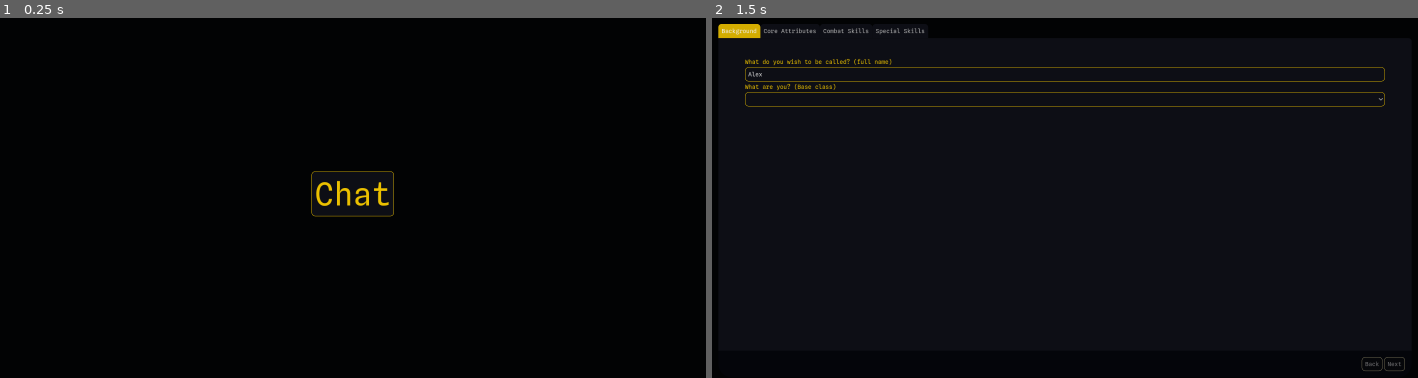
Above: before the commit, frames 1-2 (left to right).
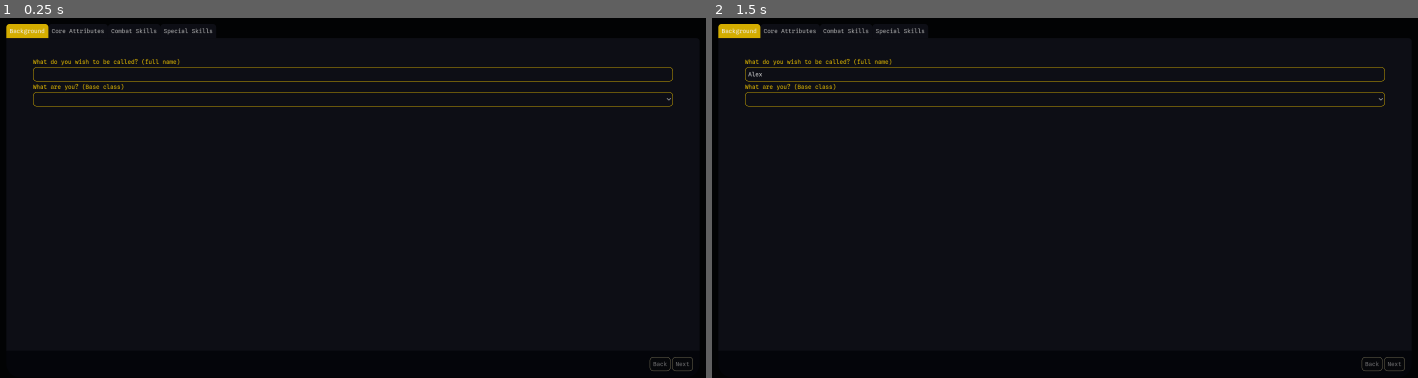
Above: after the commit, the same moments.

Repository: Adan-Garcia/UnamedChronicle
Game: Godot game, scene res://src/ui/start.tscn
Same seed, same stepped clock (60 frames per second), same inputs: the game is played once before the commit and once after it.
Inputs (mouse positions are in pixels of both pictures, inside the frame that each line leads up to):
- Up to frame 1 (0.25 s): no input
- Up to frame 2 (1.5 s): click (1065, 194) at 0.5 s, where only the run before the commit has a clickable "Chat"; click (1065, 75) at 1.27 s; type "Alex" at 1.35 s

The runs differ from the first frame. In frame 1, 2.2% of the frame differs, in the area x 0-99%, y 1-99%; in frame 2, nothing differs.

Commit message:
message queue

Diff:
--- a/project.godot
+++ b/project.godot
@@ -24,7 +24,6 @@
 
 window/size/viewport_width=1920
 window/size/viewport_height=1009
-window/size/mode=2
 window/stretch/mode="viewport"
 window/stretch/aspect="expand"
 window/vsync/vsync_mode=0
--- a/src/resources/scripts/world/Action.gd
+++ b/src/resources/scripts/world/Action.gd
@@ -3,6 +3,7 @@
 class_name Action
 
 @export var player_id: String
+@export var player_name: String
 @export var location: Address
 @export var raw_input: String
 @export var timestamp: int
--- a/src/systems/logic/scripts/WorldManager.gd
+++ b/src/systems/logic/scripts/WorldManager.gd
@@ -1,6 +1,11 @@
 extends Node
 
 @export var CurrentWorldState: WorldState
+
+signal Tick(int)
+
+var tick: int
+
 var tickcounter := 0.0
 
 
@@ -13,6 +18,8 @@
 	if tickcounter >= 1:
 		CurrentWorldState.current_time += 1
 		tickcounter = 0
+		tick = CurrentWorldState.current_time
+		Tick.emit(tick)
 
 
 func _intialize():
--- a/src/systems/logic/scripts/global.gd
+++ b/src/systems/logic/scripts/global.gd
@@ -8,6 +8,9 @@
 @export var towns: Dictionary[String,TownData]
 @export var sectors: Dictionary[String,SectorData]
 @export var empires: Dictionary[String,EmpireData]
+@export var PlayerID: String
+@export var PlayerName: String
+
 # Unix timestamp of your “base date” Y.
 # e.g. if Y is 2025-01-01 00:00 UTC then:
 const ORIGIN_UNIX := 1704067200
--- a/src/systems/narrative/scripts/chatqueue.gd
+++ b/src/systems/narrative/scripts/chatqueue.gd
@@ -1,29 +1,19 @@
 extends Node
 
-var ActionQueue: Array[Dictionary]
-
-var tick: int
-
-var ticklength: float = 2.5
-var counter: float
+var ActionQueue: Array[Action]
 
 
-func _physics_process(delta):
-	counter += delta
-	if counter >= ticklength:
-		tick += 1
-		send_queue()
+func input(raw: String):
+	var currentlocation: Address = Global.Players.info[Global.PlayerName].Location
 
-
-func input(raw: String, character: String):
-	var currentlocation: Address = Global.players.info[character].location
 	var timestamp = Time.get_ticks_msec()
 
 	var action = Action.new()
-	action.player_id = character
+	action.player_id = Global.PlayerID
+	action.player_name = Global.PlayerName
 	action.location = currentlocation
 	action.raw_input = raw
-	action.tick = tick
+	action.tick = Global.Worldstate.tick
 	action.timestamp = timestamp
 	ActionQueue.append(action)
 
--- a/src/systems/narrative/scripts/message.gd
+++ b/src/systems/narrative/scripts/message.gd
@@ -4,12 +4,7 @@
 @export_category("Chat")
 @export var Name: String = ""
 @export_group("Time")
-@export var Day: int = 0
-@export var Month: int = 0
-@export var Year: int = 0
-@export var Hour: int = 0
-@export var Minute: int = 0
-
+@export var time: Array
 @export_group("")
 @export var Message: String = ""
 var parent: VBoxContainer
--- a/src/ui/chat.tscn
+++ b/src/ui/chat.tscn
@@ -86,7 +86,8 @@
 grow_horizontal = 2
 grow_vertical = 2
 
-[node name="VBoxContainer" type="VBoxContainer" parent="MarginContainer/VBoxContainer/Panel/ScrollContainer"]
+[node name="MessageContainer" type="VBoxContainer" parent="MarginContainer/VBoxContainer/Panel/ScrollContainer"]
+unique_name_in_owner = true
 layout_mode = 2
 size_flags_horizontal = 3
 size_flags_vertical = 3
@@ -136,7 +137,8 @@
 theme_override_styles/panel = SubResource("StyleBoxEmpty_3a2n8")
 horizontal_scroll_mode = 3
 
-[node name="TextEdit" type="TextEdit" parent="MarginContainer/VBoxContainer/Panel2/MarginContainer/HBoxContainer/Panel/MarginContainer/ScrollContainer"]
+[node name="TextBox" type="TextEdit" parent="MarginContainer/VBoxContainer/Panel2/MarginContainer/HBoxContainer/Panel/MarginContainer/ScrollContainer"]
+unique_name_in_owner = true
 layout_mode = 2
 size_flags_horizontal = 3
 size_flags_vertical = 3
@@ -155,7 +157,8 @@
 layout_mode = 2
 theme_override_styles/separator = SubResource("StyleBoxEmpty_cycc1")
 
-[node name="Button" type="Button" parent="MarginContainer/VBoxContainer/Panel2/MarginContainer/HBoxContainer"]
+[node name="Submit" type="Button" parent="MarginContainer/VBoxContainer/Panel2/MarginContainer/HBoxContainer"]
+unique_name_in_owner = true
 custom_minimum_size = Vector2(64, 64)
 layout_mode = 2
 size_flags_stretch_ratio = 0.0
--- a/src/ui/scripts/adaptive_font_size.gd
+++ b/src/ui/scripts/adaptive_font_size.gd
@@ -1,6 +1,6 @@
 extends TextEdit
 var min_font_size: int = 24
-var font_size: int = 32.25
+var font_size: int = 32
 
 
 func _ready():
--- a/src/ui/scripts/chat.gd
+++ b/src/ui/scripts/chat.gd
@@ -1,6 +1,26 @@
 extends Control
+@onready var MessageScene = preload("res://src/systems/narrative/message.tscn")
+@onready var label: Label = $MarginContainer/VBoxContainer/Panel3/Label
+@onready var User_Input: TextEdit = $%TextBox
+@onready var Submit_Button: Button = $%Submit
+@onready var MessageContainer: VBoxContainer = $%MessageContainer
 
-@onready var label: Label = $MarginContainer/VBoxContainer/Panel3/Label
+
+func _ready():
+	Submit_Button.connect("pressed", _submit)
+
+
+func _submit():
+	print(User_Input.text)
+	if User_Input.text:
+		Global.Queue.input(User_Input.text)
+
+		var Message: message = MessageScene.instantiate()
+		Message.Name = Global.PlayerName
+		Message.time = Global._get_time()
+		Message.Message = User_Input.text
+		MessageContainer.add_child(Message)
+		User_Input.text = ""
 
 
 func _physics_process(_delta):
--- a/src/ui/scripts/start.gd
+++ b/src/ui/scripts/start.gd
@@ -3,6 +3,8 @@
 
 func _ready():
 	$%chatbutton.connect("pressed", start)
+	await get_tree().process_frame
+	start()
 
 
 func start():
@@ -14,6 +16,8 @@
 			#load the resource
 			var stats = load("user://%s" % file_name)
 			Global.Players.info[stats.Name] = stats
+			Global.PlayerName = stats.Name
+			Global.PlayerID = file_name.sha256_text()
 			get_tree().change_scene_to_file("res://src/ui/chat.tscn")
 			return
 	get_tree().change_scene_to_file("res://src/ui/Character_Creator.tscn")
Not shown, added: src/systems/logic/global.tscn1916888444.tmp
